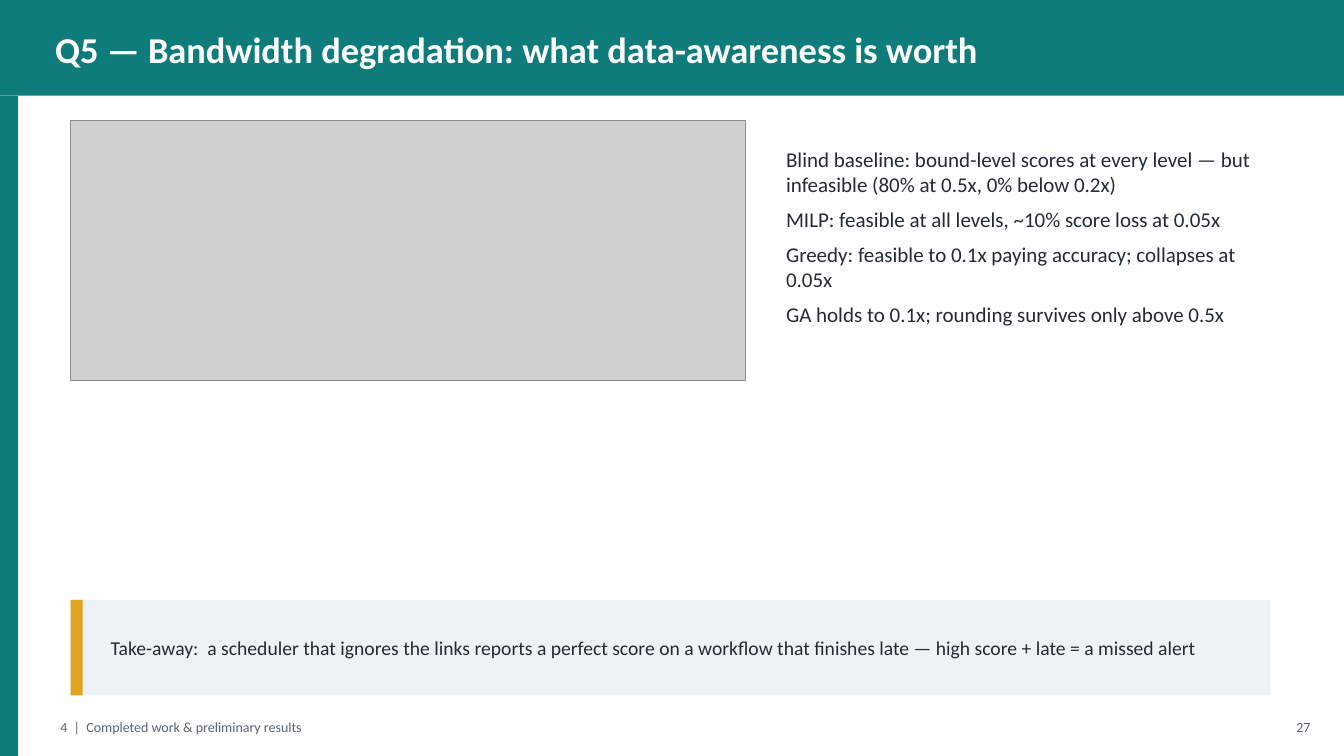
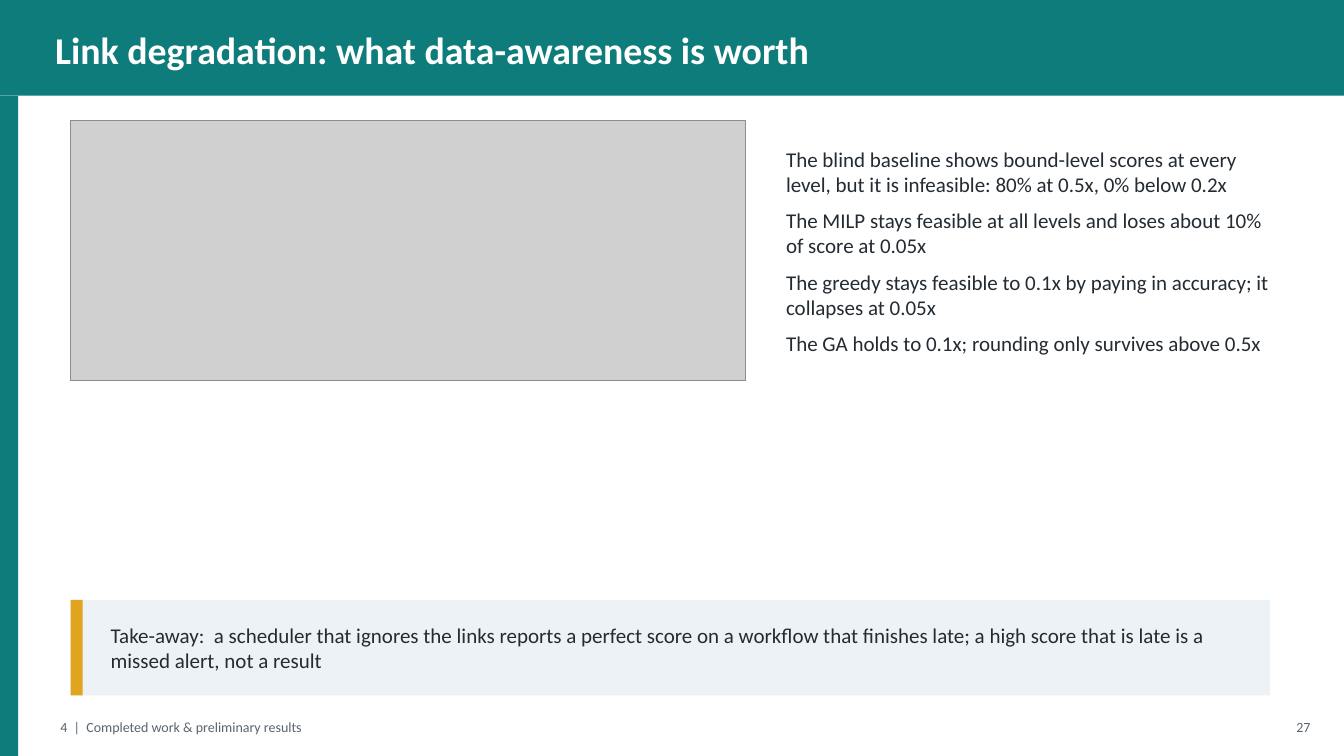
Before and after one commit to gayanigupta/data-aware-scheduling, a slide deck: slide 28 of slides/data-aware-scheduling.pptx. Drawn at 1344x756 pixels with LibreOffice and Linux fonts; fonts in the diff are those of the drawing; grey boxes stand for pictures. Boxes give left, top, right and bottom in pixels: in the first picture for what was removed or moved away, otherwise in the second. Text is boxed around its words. In the diff, an @@ line names an element or a change of style, - is before the commit and + after.

Commit message:
Humanize slide text, enlarge fonts, list both advisors

```diff
--- a/slides/data-aware-scheduling.pptx
+++ b/slides/data-aware-scheduling.pptx
@@ text at <box>55,37,809,71</box>: text changed; size 26 to 27 pt @@
-Q5 — Bandwidth degradation: what data-awareness is worth
+Link degradation: what data-awareness is worth
@@ text at <box>786,152,1268,355</box>: text changed @@
-Blind baseline: bound-level scores at every level — but infeasible (80% at 0.5x, 0% below 0.2x)
-MILP: feasible at all levels, ~10% score loss at 0.05x
-Greedy: feasible to 0.1x paying accuracy; collapses at 0.05x
-GA holds to 0.1x; rounding survives only above 0.5x
+The blind baseline shows bound-level scores at every level, but it is infeasible: 80% at 0.5x, 0% below 0.2x
+The MILP stays feasible at all levels and loses about 10% of score at 0.05x
+The greedy stays feasible to 0.1x by paying in accuracy; it collapses at 0.05x
+The GA holds to 0.1x; rounding only survives above 0.5x
@@ text at <box>111,628,1203,671</box>: text changed; size 14 to 15 pt @@
-Take-away: a scheduler that ignores the links reports a perfect score on a workflow that finishes late — high score + late = a missed alert
+Take-away: a scheduler that ignores the links reports a perfect score on a workflow that finishes late; a high score that is late is a missed alert, not a result
```
Also in this commit, not shown: 44 other slides changed, 1 other file.
